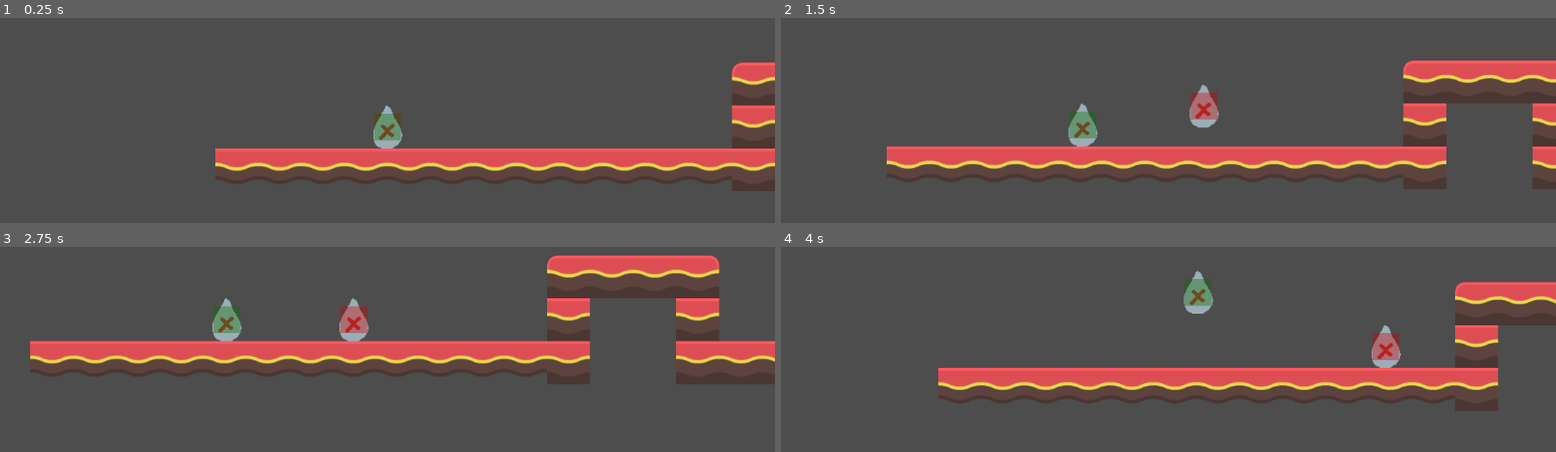
Above: before the commit, frames 1-4 (two rows, left to right).
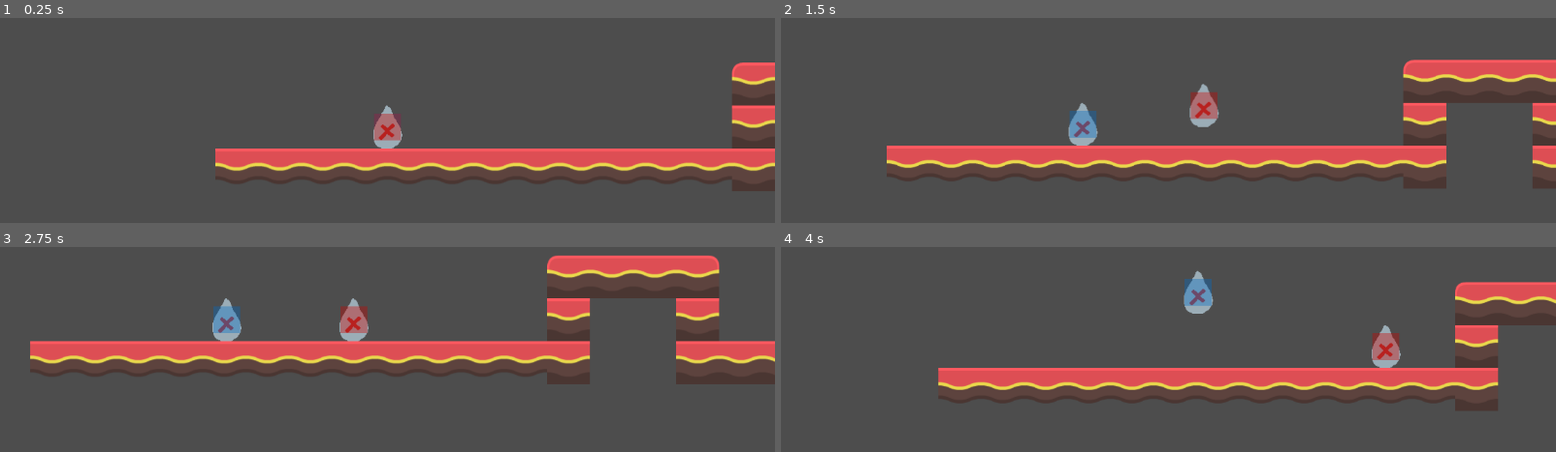
Above: after the commit, the same moments.

Repository: Jo-Meer/ldjam56
Game: Godot game, scene res://scenes/test_scenes/test_jonas.tscn
The game is run twice, just before and just after one commit, with the same random seed, the same clock (stepped at 60 frames per second) and the same inputs. The engine's default icon, where the game draws it, is replaced by a stand-in: a white triangle on a blue panel in a dark square.
Inputs:
- Up to frame 1 (0.25 s): no input
- Up to frame 2 (1.5 s): hold D (move_right) from 0.53 s (still down); tap T (merge) at 0.6 s; tap Space (jump) at 0.77, 1.07 s; tap R (split) at 0.8, 1.35 s
- Up to frame 3 (2.75 s): tap Space (jump) at 1.52, 1.55, 1.82, 2.1 s; release D (move_right) at 2.03 s; hold A (move_left) from 2.03 s (still down); tap T (merge) at 2.3 s
- Up to frame 4 (4 s): release A (move_left) at 2.78 s; hold D (move_right) from 2.78 s (still down); tap T (merge) at 2.85 s; tap Space (jump) at 3.02, 3.32, 3.77, 3.8 s; tap R (split) at 3.05 s; tap E (next_creature) at 3.6 s

The runs differ from the first frame. In frame 1, 0.4% of the frame differs, in the area x 48-52%, y 46-60%; in frame 2, 2.8%, in the area x 13-100%, y 20-74%; in frame 3, 0.5%; in frame 4, 0.5%.

Commit message:
add max fall/float speed

Diff:
--- a/creatures/steam.tscn
+++ b/creatures/steam.tscn
@@ -10,6 +10,7 @@
 collision_layer = 2
 collision_mask = 65
 script = ExtResource("1_4xpr4")
+max_fall_speed = 300.0
 fall_gravity_factor = 0.5
 type = 7
 
--- a/scenes/test_scenes/test_jonas.tscn
+++ b/scenes/test_scenes/test_jonas.tscn
@@ -2,8 +2,8 @@
 
 [ext_resource type="PackedScene" uid="uid://cjpvetl63rgkb" path="res://scenes/base.tscn" id="1_erfbk"]
 [ext_resource type="TileSet" uid="uid://cmgfutv0oul4w" path="res://tiles/example.tres" id="3_hjcuf"]
-[ext_resource type="PackedScene" uid="uid://drysl1numdpp5" path="res://creatures/air.tscn" id="3_lv4h8"]
 [ext_resource type="PackedScene" uid="uid://d0a6um5afvhie" path="res://creatures/fire.tscn" id="4_775tp"]
+[ext_resource type="PackedScene" uid="uid://1a0j5pp3n1m7" path="res://creatures/water.tscn" id="4_u7yjt"]
 
 [node name="TestJonas" type="Node"]
 
@@ -13,6 +13,6 @@
 tile_map_data = PackedByteArray("AAD8/wIAAQAGAAAAAAD9/wIAAQAGAAAAAAD+/wIAAQAGAAAAAAD//wIAAQAGAAAAAAAAAAIAAQAGAAAAAAABAA …(608 unchanged characters)…
 tile_set = ExtResource("3_hjcuf")
 
-[node name="Air" parent="Base" instance=ExtResource("3_lv4h8")]
+[node name="Fire" parent="Base" instance=ExtResource("4_775tp")]
 
-[node name="Fire" parent="Base" instance=ExtResource("4_775tp")]
+[node name="Water" parent="Base" instance=ExtResource("4_u7yjt")]
--- a/scripts/player_controller.gd
+++ b/scripts/player_controller.gd
@@ -7,6 +7,7 @@
 @export var horizontal_decel = 4000
 @export var horizontal_accel = 2000
 @export var JUMP_VELOCITY = -800.0
+@export var max_fall_speed = 800.0
 @export var jump_break_factor = 0.5
 @export var jump_gravity_factor = 2.0
 @export var fall_gravity_factor = 4.0
@@ -87,8 +88,13 @@
 		# Add the gravity.
 		if not is_on_floor() and not type == Globals.Type.STEAM:
 			velocity += get_gravity() * delta
+			if velocity.y > 0:
+				velocity.y = minf(velocity.y, max_fall_speed)
 		elif not is_on_ceiling() and type == Globals.Type.STEAM:
 			velocity += Vector2(0, steam_gravity) * delta
+			if velocity.y < 0:
+				velocity.y = maxf(velocity.y, -max_fall_speed)
+
 		handle_horizontal_movement(delta)
 
 		move_and_slide()
@@ -101,10 +107,12 @@
 		velocity += get_gravity() * delta * modifier
 		if velocity.y > 0:
 			state = State.FALLING
+			velocity.y = minf(velocity.y, max_fall_speed)
 	elif not is_on_ceiling() and type == Globals.Type.STEAM:
 		velocity += Vector2(0, steam_gravity) * delta * modifier
 		if velocity.y < 0:
 			state = State.FALLING
+			velocity.y = maxf(velocity.y, -max_fall_speed)
 
 func handle_jump():
 	# Handle jump.
